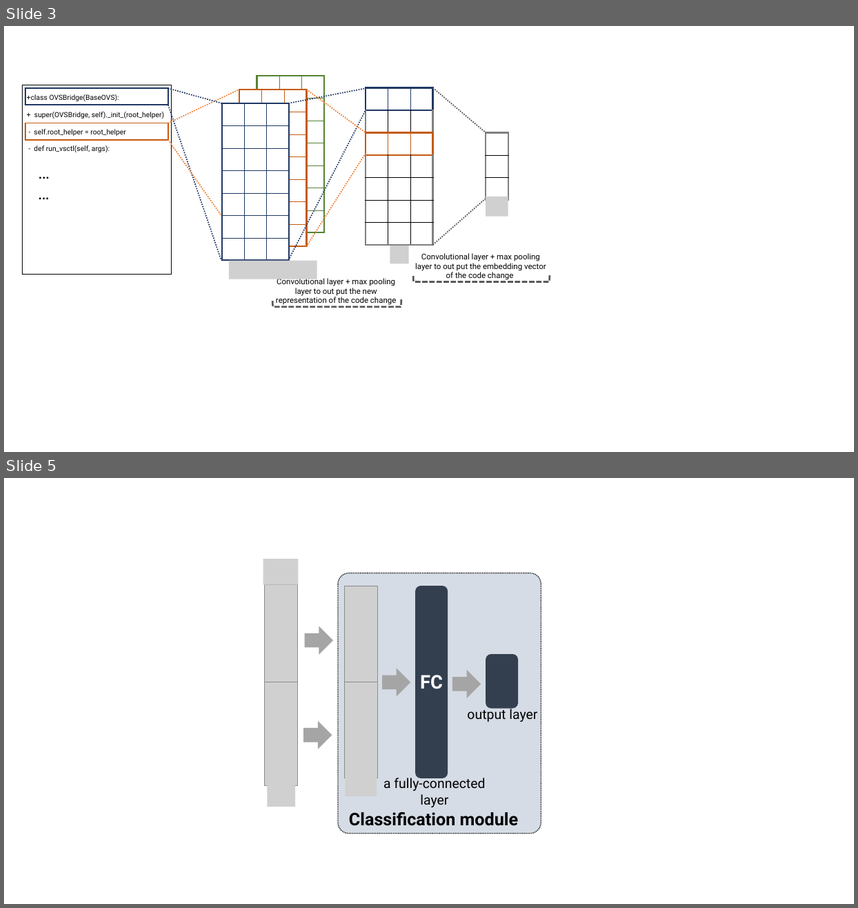
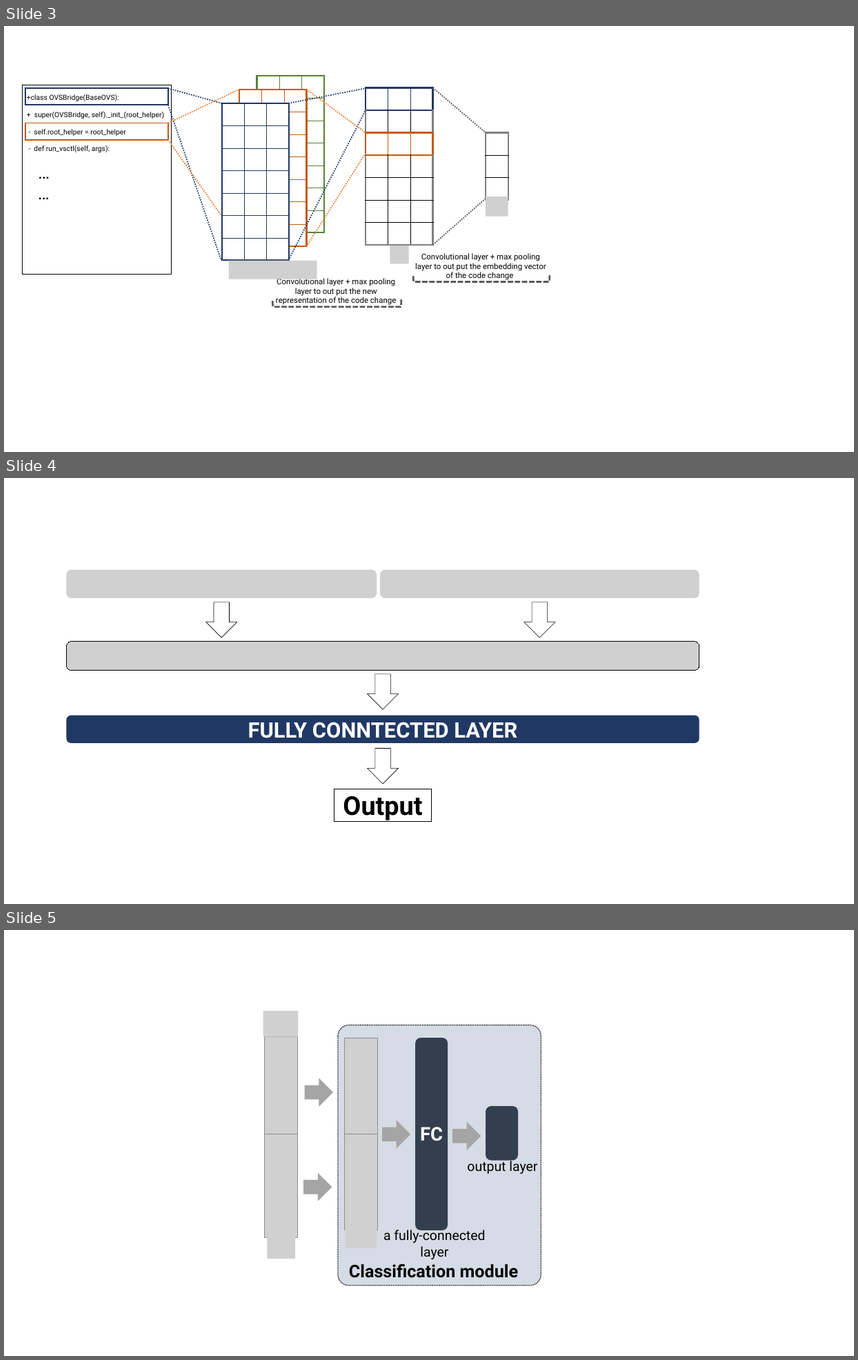
Before and after one commit to hvdthong/Just-in-time-DF-paper, a slide deck: figs/figures.pptx. Shown one above the other, each under a label of ours: slides 3 and 5 before the commit, slides 3, 4 and 5 after it; the slides between them are not shown. The pictures are 858x908 and 858x1360 pixels, drawn with LibreOffice and Linux fonts; fonts in the diff are those of the drawing; grey boxes stand for pictures. Boxes give left, top, right and bottom in pixels: in the first picture for what was removed or moved away, otherwise in the second. Text is boxed around its words. In the diff, an @@ line names an element or a change of style, - is before the commit and + after.

```diff
--- a/figs/figures.pptx
+++ b/figs/figures.pptx
@@ slide 4 added at (4, 478, 854, 904), background #FFFFFF @@
@@ picture added at (66, 570, 377, 598) @@
@@ picture added at (380, 570, 700, 598) @@
@@ down arrow added at (206, 602, 237, 637), fill #FFFFFF, outline #000000 1 pt @@
@@ down arrow added at (524, 602, 555, 637), fill #FFFFFF, outline #000000 1 pt @@
@@ picture added at (66, 642, 700, 670) @@
@@ down arrow added at (368, 674, 399, 709), fill #FFFFFF, outline #000000 1 pt @@
@@ rounded rectangle added at (66, 715, 700, 743), fill #203864, 54 pt, text #FFFFFF, bold @@
+FULLY CONNTECTED LAYER
@@ down arrow added at (368, 748, 399, 784), fill #FFFFFF, outline #000000 1 pt @@
@@ rectangle added at (334, 788, 432, 821), fill #FFFFFF, outline #000000 1 pt, 66 pt, text #000000, bold @@
+Output
```
Also in this commit, not shown: 1 other slide added, 1 slide removed, 1 other file.
